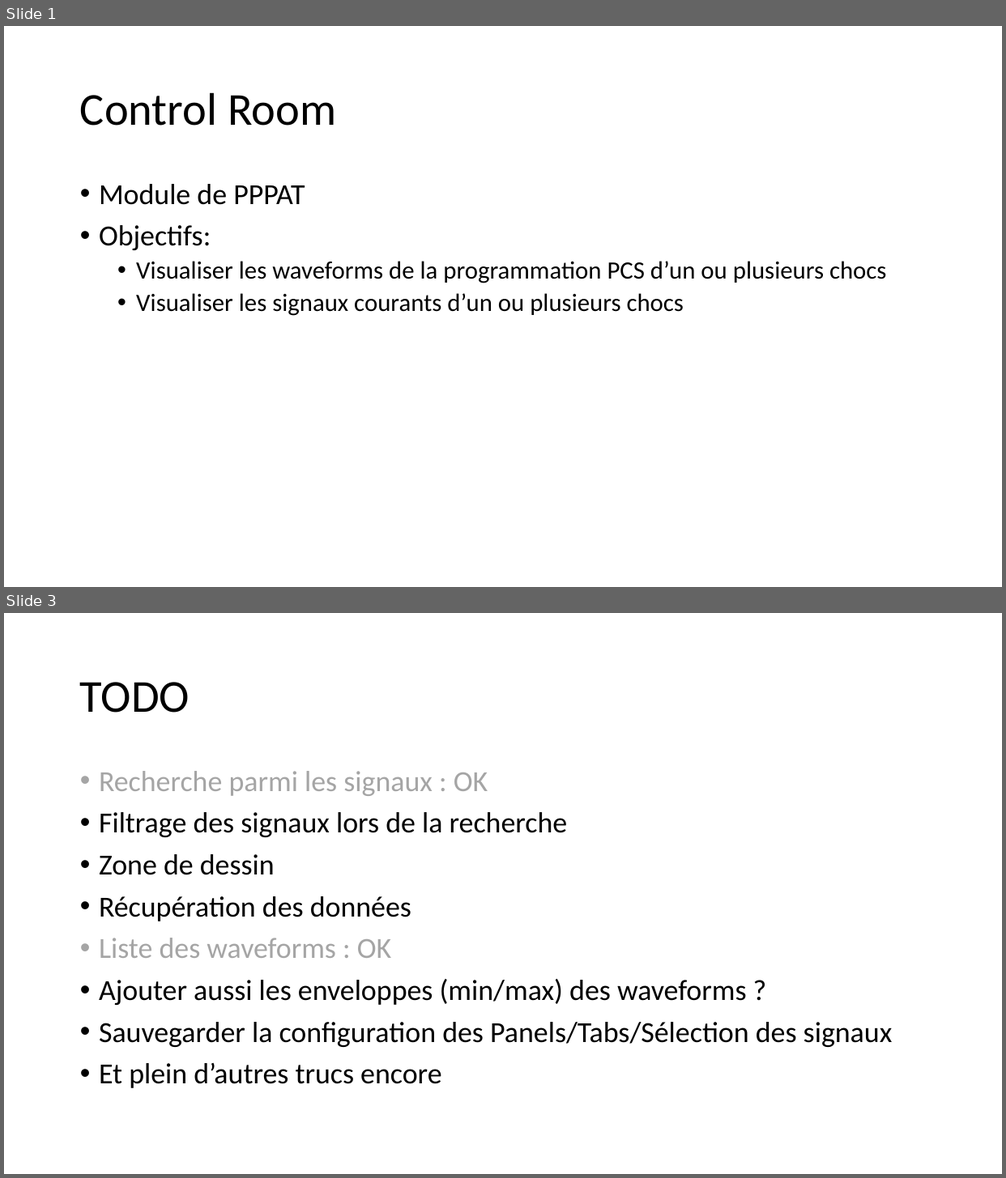
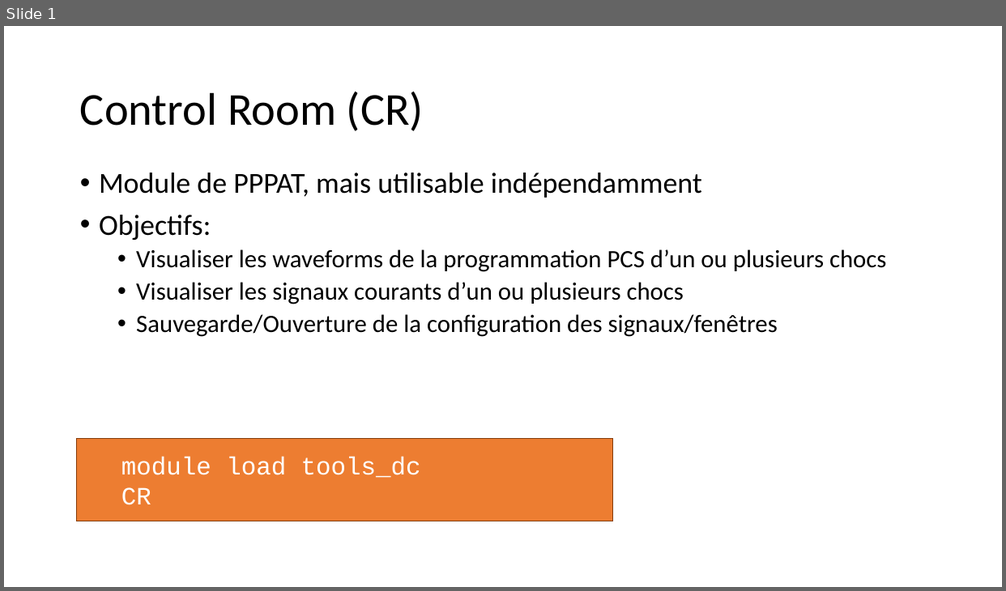
Before and after one commit to jhillairet/PPAT, a slide deck: doc/PPPAT_ControlRoom.pptx. Shown one above the other, each under a label of ours: slides 1 and 3 before the commit, slide 1 after it; the slides between them are not shown. The pictures are 1006x1178 and 1006x591 pixels, drawn with LibreOffice and Linux fonts; fonts in the diff are those of the drawing. Boxes give left, top, right and bottom in pixels: in the first picture for what was removed or moved away, otherwise in the second. Text is boxed around its words. In the diff, an @@ line names an element or a change of style, - is before the commit and + after.

```diff
--- a/doc/PPPAT_ControlRoom.pptx
+++ b/doc/PPPAT_ControlRoom.pptx
@@ slide 3 removed at [4, 613, 1002, 1174], background #FFFFFF @@
@@ title removed at [80, 682, 189, 713] @@
-TODO
@@ text removed at [99, 771, 893, 1088] @@
-• Recherche parmi les signaux : OK
-• Filtrage des signaux lors de la recherche
-• Zone de dessin
-• Récupération des données
-• Liste des waveforms : OK
-• Ajouter aussi les enveloppes (min/max) des waveforms ?
-• Sauvegarder la configuration des Panels/Tabs/Sélection des signaux
-• Et plein d’autres trucs encore
@@ slide 1 changed as well @@
@@ title at [80, 92, 424, 131]: text changed @@
-Control Room
+Control Room (CR)
@@ text "Module de PPPAT, mais utilisable ...": place and size @@
-text "Module de PPPAT, mais utilisable ..." at [99, 184, 886, 316]
+text "Module de PPPAT, mais utilisable ..." at [99, 173, 886, 337]
@@ text at [99, 173, 702, 198]: text changed @@
-• Module de PPPAT
+• Module de PPPAT, mais utilisable indépendamment
@@ text at [136, 314, 778, 337]: paragraph added @@
+  • Sauvegarde/Ouverture de la configuration des signaux/fenêtres
@@ rectangle added at [77, 439, 613, 523], fill #ED7D31, outline #843C0B 1 pt, 24 pt, text #FFFFFF @@
+  module load tools_dc
+  CR
```
Also in this commit, not shown: 1 other slide changed, 1 slide added.
